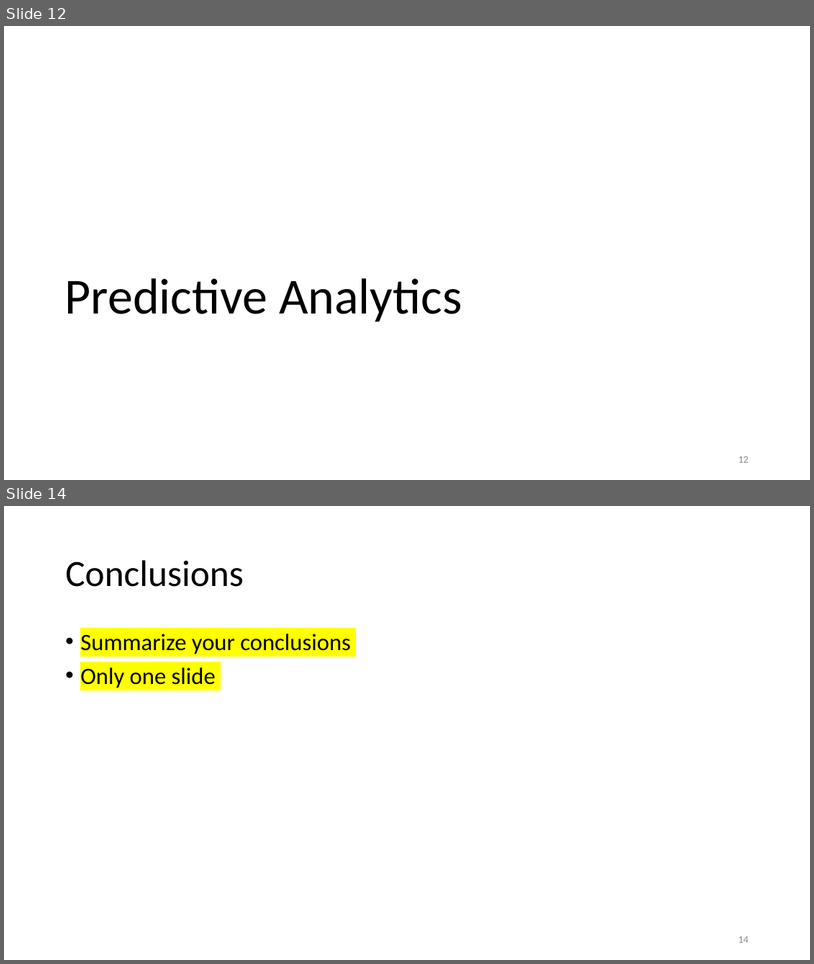
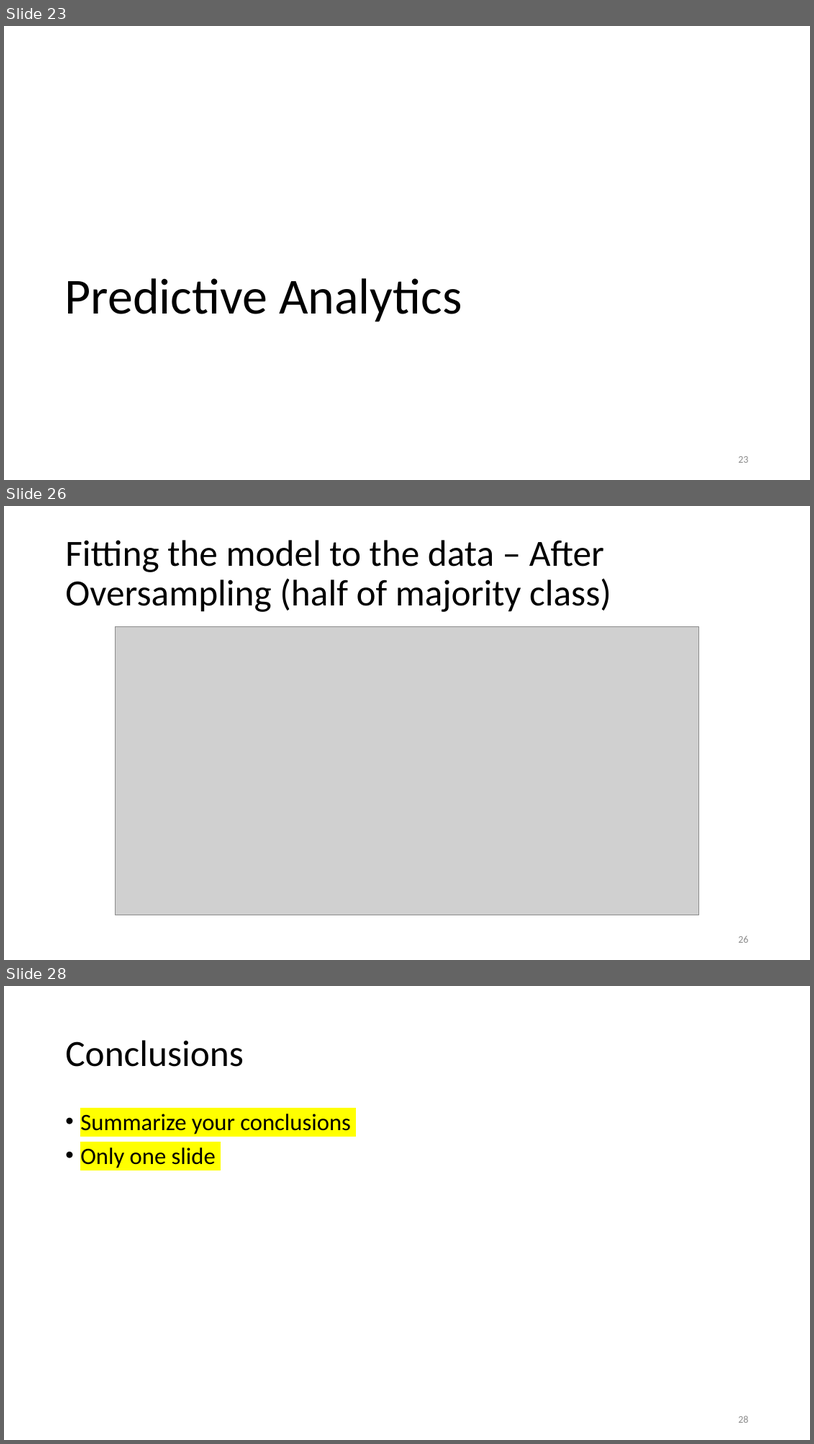
Before and after one commit to MotasemZiad/Oil-Spill-Classification, a slide deck: Presentation/Project Presentation.pptx. Shown one above the other, each under a label of ours: slides 12 and 14 before the commit, slides 23, 26 and 28 after it; the slides between them are not shown. The pictures are 814x964 and 814x1444 pixels, drawn with LibreOffice and Linux fonts; fonts in the diff are those of the drawing; grey boxes stand for pictures. Boxes give left, top, right and bottom in pixels: in the first picture for what was removed or moved away, otherwise in the second. Text is boxed around its words. In the diff, an @@ line names an element or a change of style, - is before the commit and + after.

```diff
--- a/Presentation/Project Presentation.pptx
+++ b/Presentation/Project Presentation.pptx
@@ slide 26 added at [4,506,810,960], background #FFFFFF @@
@@ title added at [65,540,612,612], 44 pt, text #000000 @@
+Fitting the model to the data – After Oversampling (half of majority class)
@@ picture added at [116,627,699,915] @@
@@ page number added at [738,936,748,942], 12 pt, text #8C8C8C @@
+26
@@ what was slide 12 is now slide 23 @@
@@ page number at [738,456,748,462]: text changed @@
-12
+23
@@ what was slide 14 is now slide 28 @@
@@ page number at [738,1415,748,1422]: text changed @@
-14
+28
```
Also in this commit, not shown: 2 slides changed, 20 other slides added, 6 slides removed, 7 other files.
